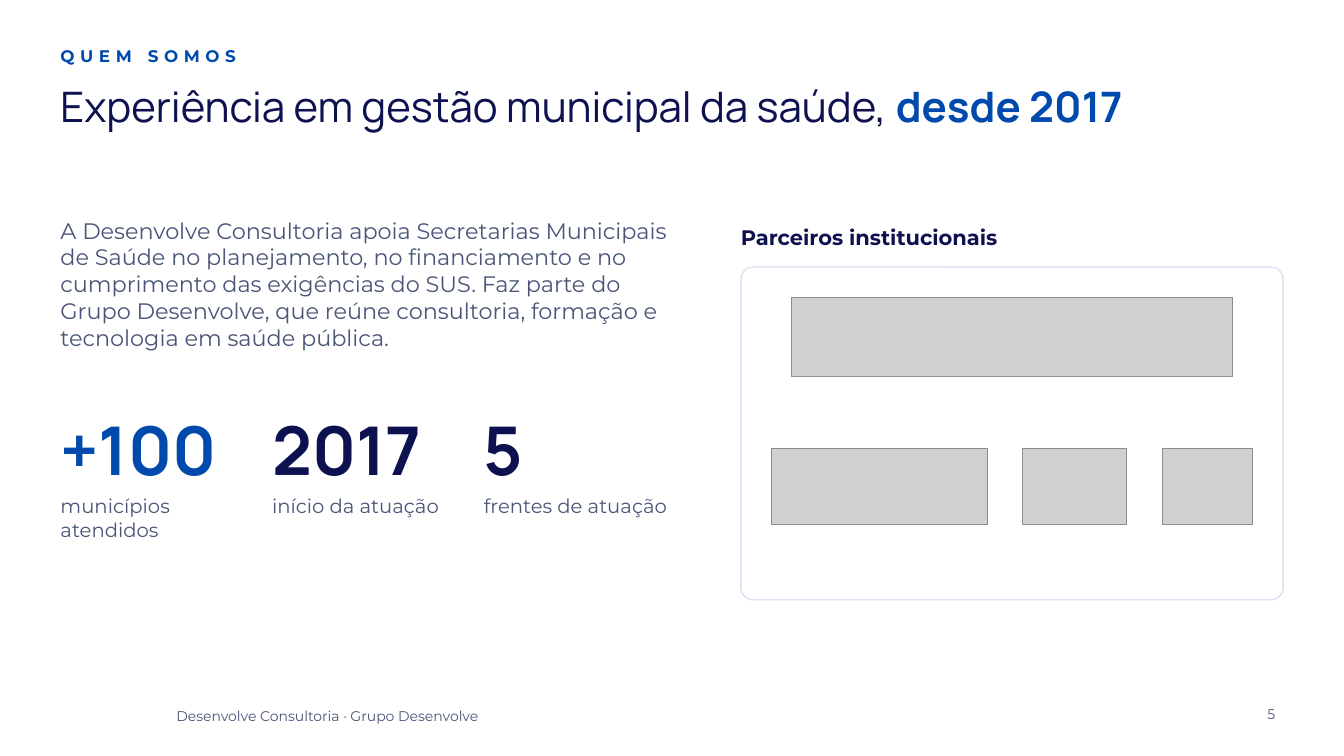
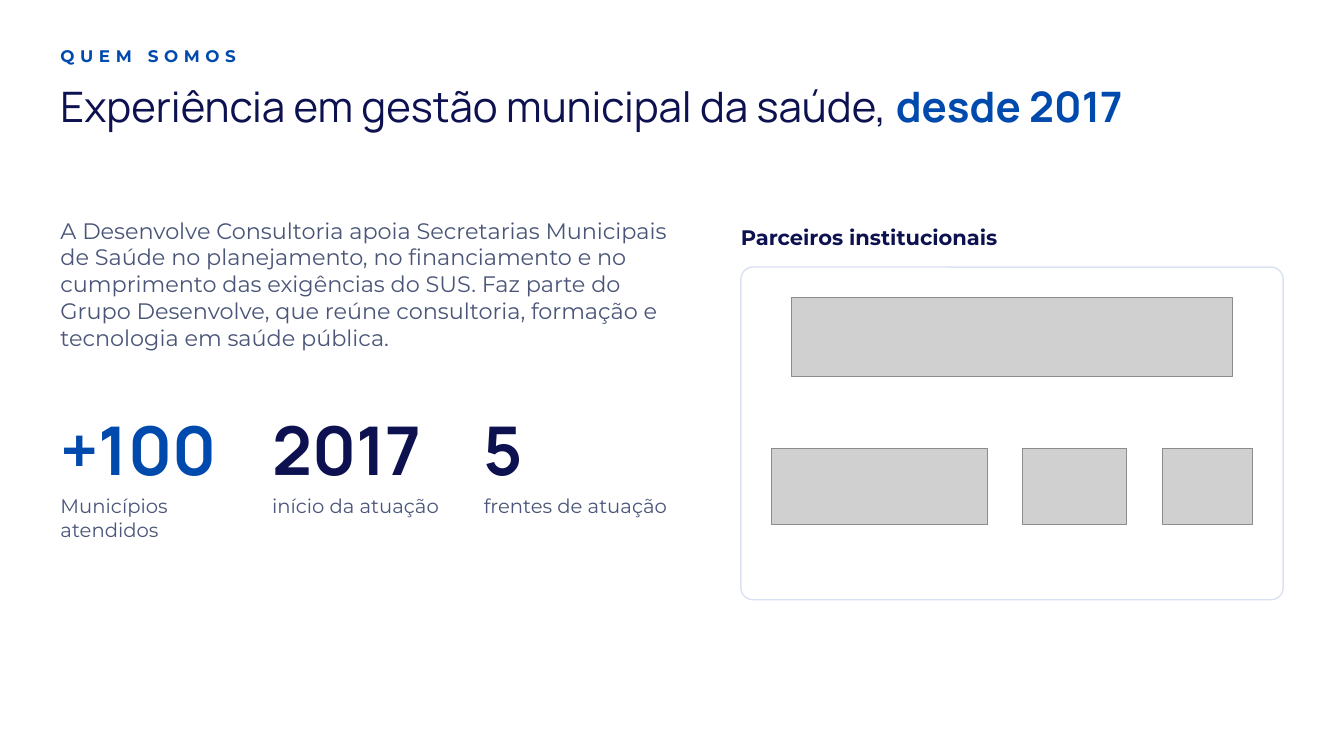
Before and after one commit to murilosantos100-hue/grupodesenvolve, a slide deck: slide 5 of apresentacoes/comercial-consultoria/Apresentacao Comercial - Desenvolve Consultoria.pptx. Drawn at 1344x756 pixels with LibreOffice and Linux fonts; fonts in the diff are those of the drawing; grey boxes stand for pictures; background and template pictures are left out. Boxes give left, top, right and bottom in pixels: in the first picture for what was removed or moved away, otherwise in the second. Text is boxed around its words. In the diff, an @@ line names an element or a change of style, - is before the commit and + after.

```diff
--- a/apresentacoes/comercial-consultoria/Apresentacao Comercial - Desenvolve Consultoria.pptx
+++ b/apresentacoes/comercial-consultoria/Apresentacao Comercial - Desenvolve Consultoria.pptx
@@ text at [60,498,167,537]: text changed @@
-municípios atendidos
+Municípios atendidos
@@ text removed at [176,710,478,724] @@
-Desenvolve Consultoria · Grupo Desenvolve
@@ page number removed at [1267,709,1275,719] @@
-5
```
Also in this commit, not shown: 8 other slides changed, 3 other files.
